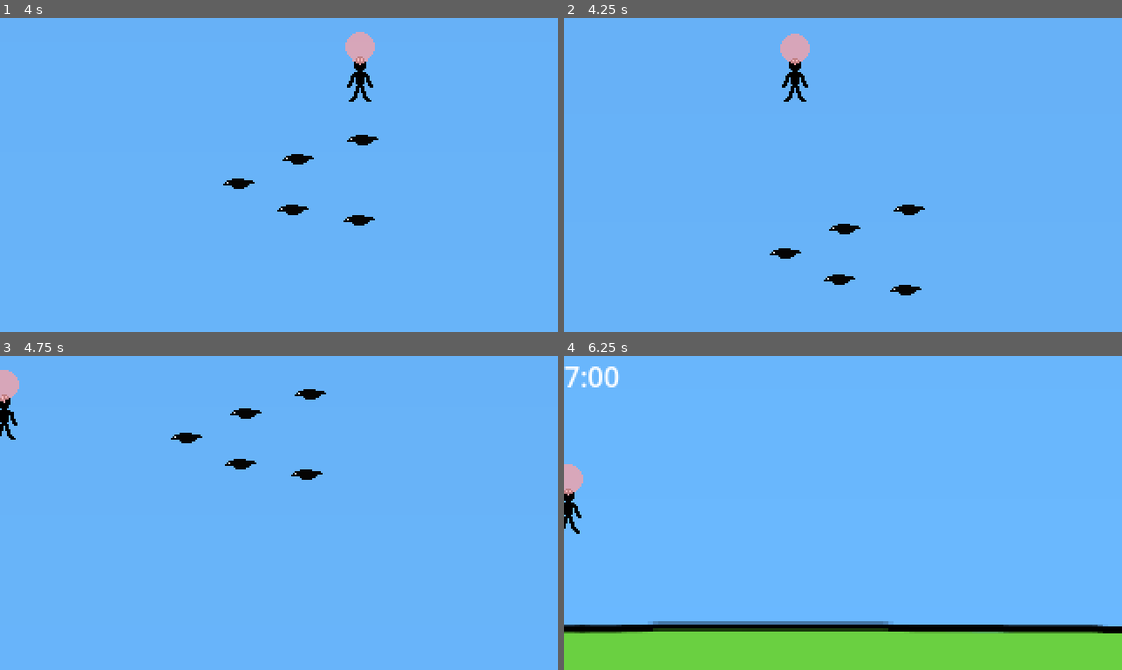
Above: before the commit, frames 1-4 (two rows, left to right).
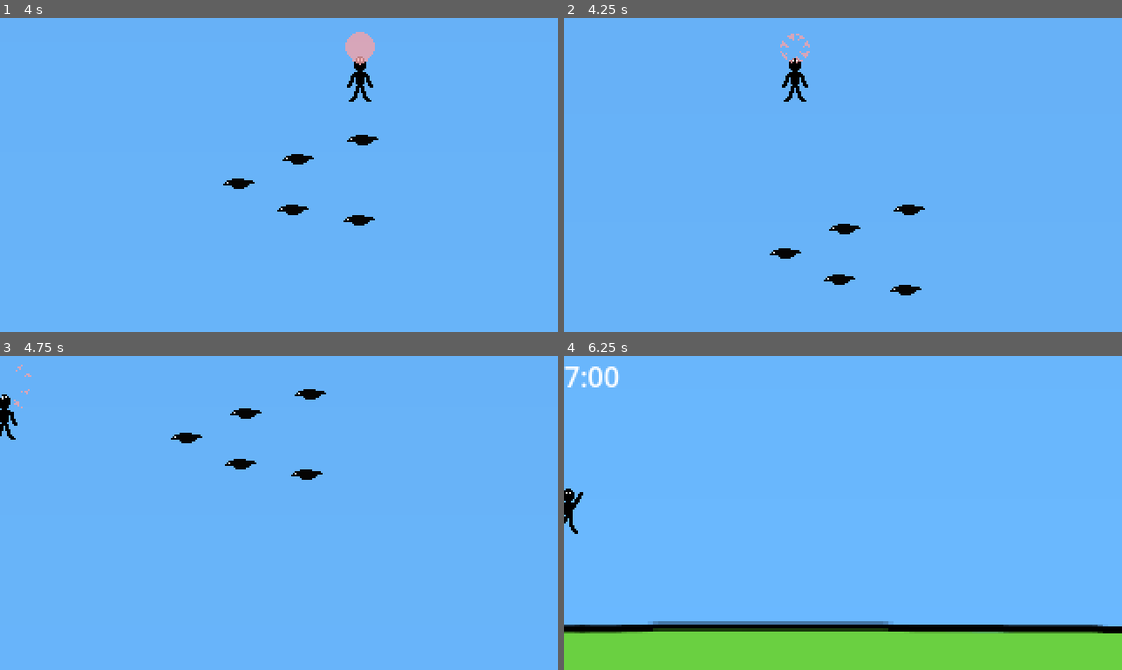
Above: after the commit, the same moments.

Repository: eagle-eye-scouter/GGJ_BubbleBlowing
Game: Godot game, scene res://scenes/scroll_world.tscn
Two runs of this game, one before a commit and one after it. Both use one fixed random seed, a clock stepped at 60 frames per second and the inputs below.
Inputs:
- Up to frame 1 (4 s): tap Enter (ui_accept) at 0.5, 0.77, 1.52, 2, 3.02, 3.77 s; hold D (player_right) 0.53-1.28 s; hold Space (player_breath) 0.53-1.28 s; hold S (player_down) 1.28-2.03 s; tap Space (player_breath) at 1.35, 2.85 s; hold D (player_right) 2.03-2.78 s; hold Space (player_breath) 2.03-2.78 s; hold Up (ui_up) 2.78-3.53 s; hold A (player_left) from 3.53 s (still down); hold Space (player_breath) from 3.53 s (still down)
- Up to frame 2 (4.25 s): keep holding A (player_left); keep holding Space (player_breath)
- Up to frame 3 (4.75 s): keep holding A (player_left); release Space (player_breath) at 4.28 s; tap Space (player_breath) at 4.35 s; tap Enter (ui_accept) at 4.52 s
- Up to frame 4 (6.25 s): release A (player_left) at 5.03 s; hold S (player_down) 5.03-5.78 s; hold Space (player_breath) 5.03-5.78 s; hold D (player_right) from 5.78 s (still down); tap Space (player_breath) at 5.85 s; tap Enter (ui_accept) at 6.02 s

Frame 1 is identical in both runs. In frame 2, 0.3% of the frame differs, in the area x 38-45%, y 5-15%; in frame 3, 0.3%; in frame 4, 0.4%, in the area x 0-4%, y 34-57%.

Commit message:
Fixed broken animations

Diff:
--- a/fonts/scoreboard_font_setting.tres
+++ b/fonts/scoreboard_font_setting.tres
@@ -1,9 +1,9 @@
 [gd_resource type="LabelSettings" load_steps=2 format=3 uid="uid://rx64br4ah44n"]
 
-[ext_resource type="FontFile" uid="uid://dgpmvqhinp40v" path="res://fonts/MatrixtypeDisplayBold-6R4e6.ttf" id="1_uwphu"]
+[ext_resource type="FontFile" uid="uid://bgcbrfthfm6i2" path="res://fonts/Bubblegum.ttf" id="1_oslkp"]
 
 [resource]
-font = ExtResource("1_uwphu")
+font = ExtResource("1_oslkp")
 font_size = 32
 outline_size = 2
 outline_color = Color(0, 0, 0, 1)
--- a/scenes/player.tscn
+++ b/scenes/player.tscn
@@ -61,6 +61,23 @@
 }],
 "loop": false,
 "name": &"chew",
+"speed": 5.0
+}, {
+"frames": [{
+"duration": 1.0,
+"texture": ExtResource("27_sej8h")
+}, {
+"duration": 1.0,
+"texture": ExtResource("28_am1se")
+}, {
+"duration": 1.0,
+"texture": ExtResource("29_pme1m")
+}, {
+"duration": 1.0,
+"texture": ExtResource("30_t3go7")
+}],
+"loop": true,
+"name": &"fall",
 "speed": 5.0
 }, {
 "frames": [{
@@ -152,7 +169,7 @@
 [node name="AnimatedSprite2D" type="AnimatedSprite2D" parent="."]
 position = Vector2(0, -64)
 sprite_frames = SubResource("SpriteFrames_qmwmx")
-animation = &"chew"
+animation = &"fall"
 autoplay = "chew"
 
 [connection signal="animation_finished" from="AnimatedSprite2D" to="." method="_on_animated_sprite_2d_animation_finished"]
--- a/scripts/player.gd
+++ b/scripts/player.gd
@@ -94,12 +94,14 @@
 		State.DEAD:
 			new_animation = "pop"
 	if (new_animation != null && sprite.get_animation() != new_animation):
-		sprite.set_animation(new_animation)
+		sprite.play(new_animation)
 		print("Current animation: " + sprite.get_animation())
 	state = new_state
 
-
 func _on_animated_sprite_2d_animation_finished() -> void:
 	if (sprite.get_animation() == "chew"):
-		sprite.set_animation("float")
+		sprite.play("float")
 		print("Current animation: " + sprite.animation)
+	if (sprite.get_animation() == "pop"):
+		sprite.play("fall")
+		print("Current animation: " + sprite.animation)
--- a/scripts/scoreboard.gd
+++ b/scripts/scoreboard.gd
@@ -21,7 +21,7 @@
 
 # Set the references to the labels and their values
 func _ready():
-	entries = get_children()
+	entries = [$"Score Entry", $"Score Entry2", $"Score Entry3"]
 	flash_timer = $Timer
 	receive_score(2050)
 
